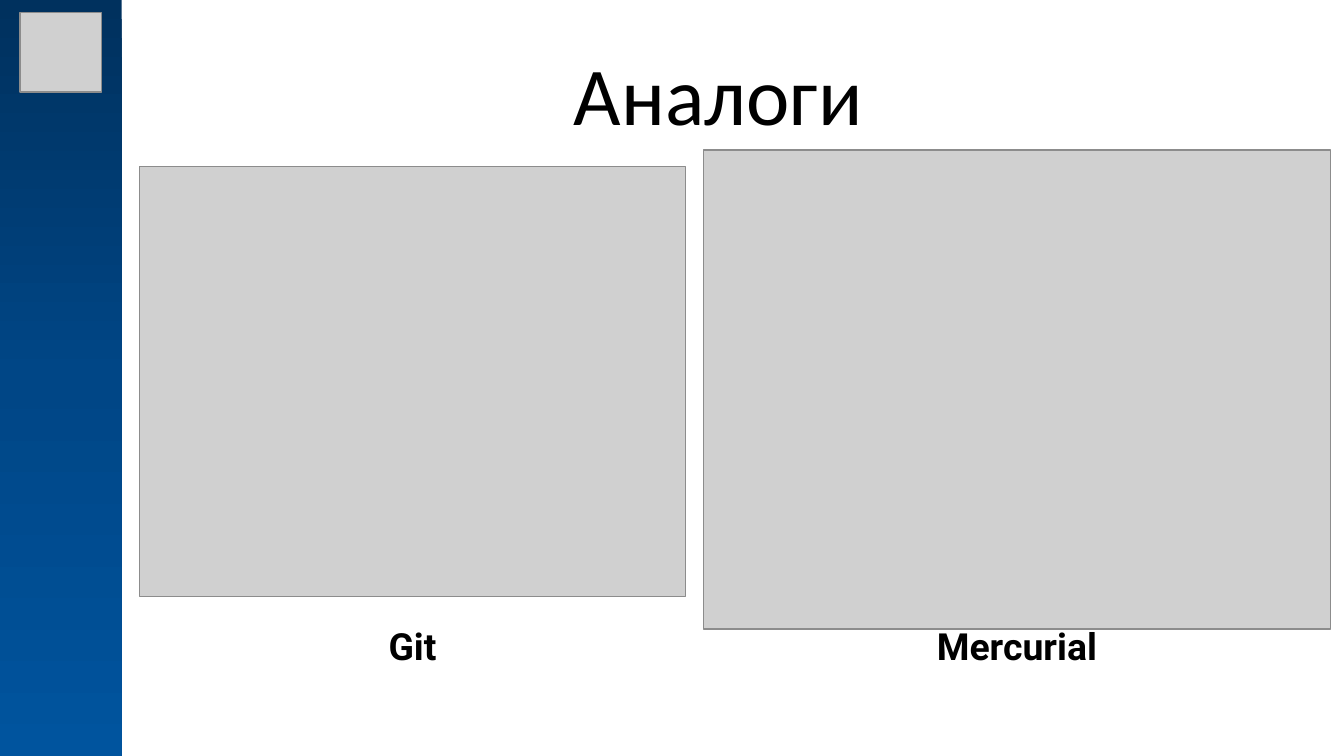
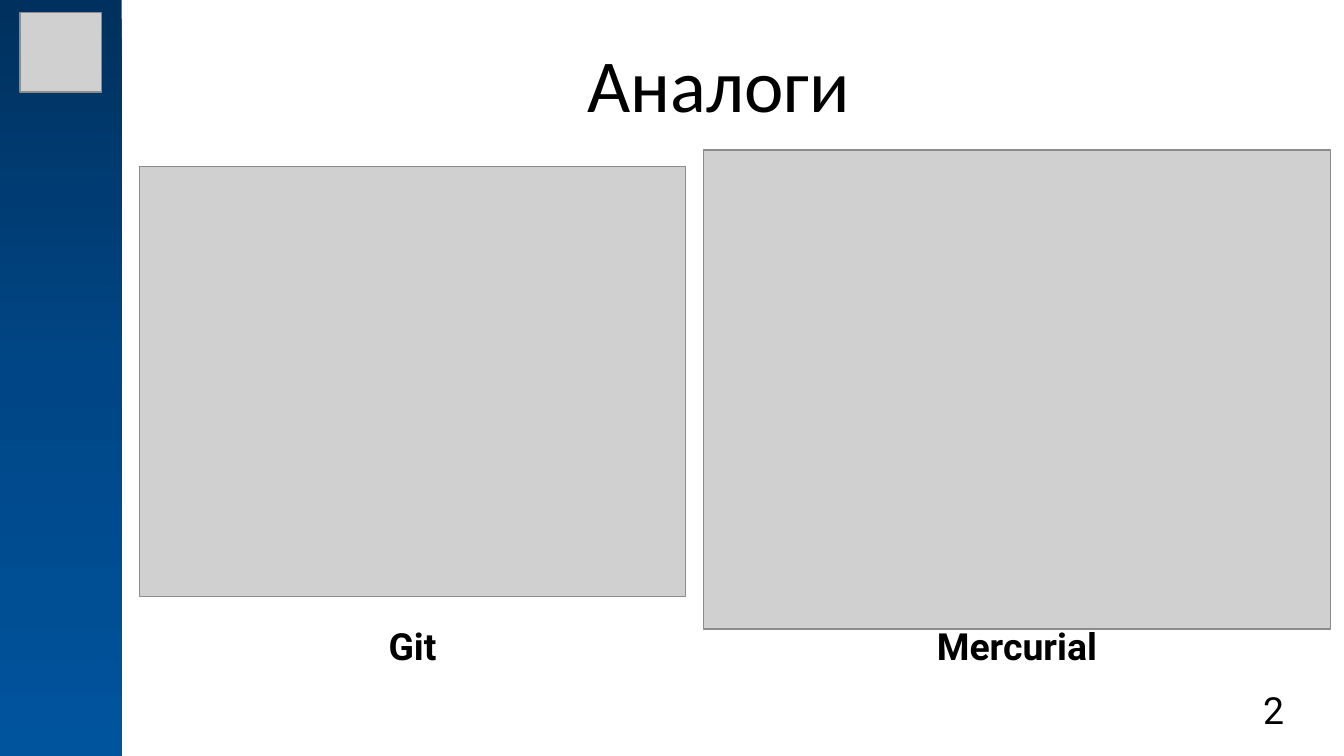
Before and after one commit to MrR3353/diplom, a slide deck: slide 2 of docs/Презентация в стиле КФУ.pptx. Drawn at 1344x756 pixels with LibreOffice and Linux fonts; fonts in the diff are those of the drawing; grey boxes stand for pictures. Boxes give left, top, right and bottom in pixels: in the first picture for what was removed or moved away, otherwise in the second. Text is boxed around its words. In the diff, an @@ line names an element or a change of style, - is before the commit and + after.

```diff
--- a/docs/Презентация в стиле КФУ.pptx
+++ b/docs/Презентация в стиле КФУ.pptx
@@ text "Аналоги" at (587,64,849,113): size 44 to 40 pt @@
@@ page number added at (1263,697,1284,724), 20 pt, text #000000 @@
+2
```
Also in this commit, not shown: 2 other slides changed, 10 slides added, 5 slides removed, 1 other file.
